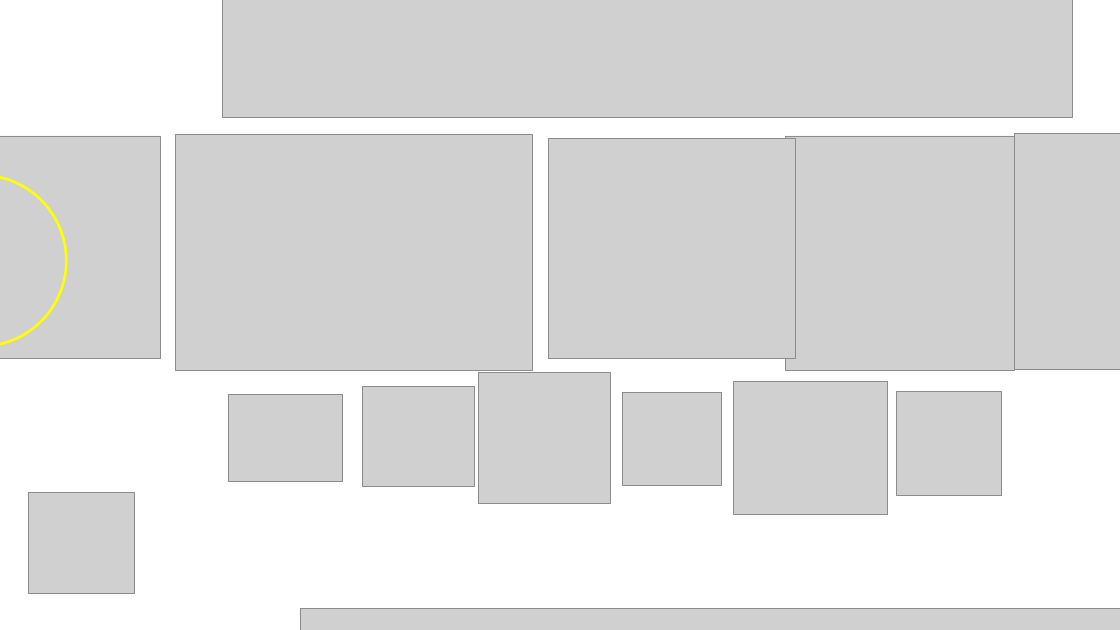
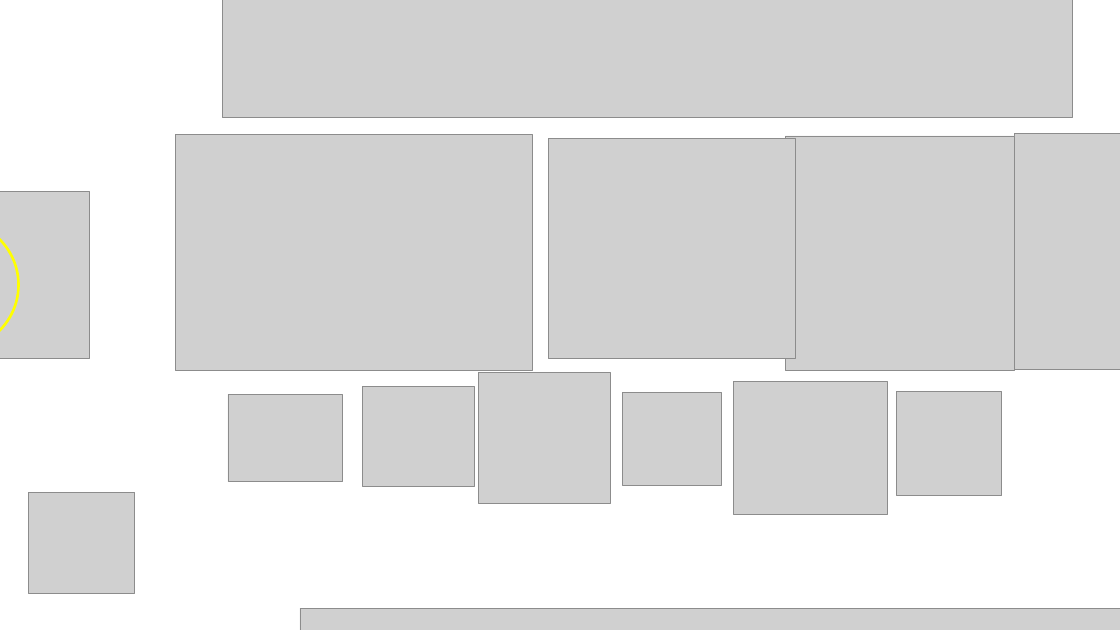
Before and after one commit to sdsawtelle/sdsawtelle.github.io, a slide deck: slide 3 of images/IMAGES.pptx. Drawn at 1120x630 pixels with LibreOffice and Linux fonts; fonts in the diff are those of the drawing; grey boxes stand for pictures; background and template pictures are left out. Boxes give left, top, right and bottom in pixels: in the first picture for what was removed or moved away, otherwise in the second. Text is boxed around its words. In the diff, an @@ line names an element or a change of style, - is before the commit and + after.

```diff
--- a/images/IMAGES.pptx
+++ b/images/IMAGES.pptx
@@ picture: place and size @@
-picture at (0, 136, 160, 359)
+picture at (0, 192, 89, 359)
@@ ellipse: place and size @@
-ellipse at (0, 175, 66, 346)
+ellipse at (0, 220, 18, 349)
```
Also in this commit, not shown: 11 other files.
